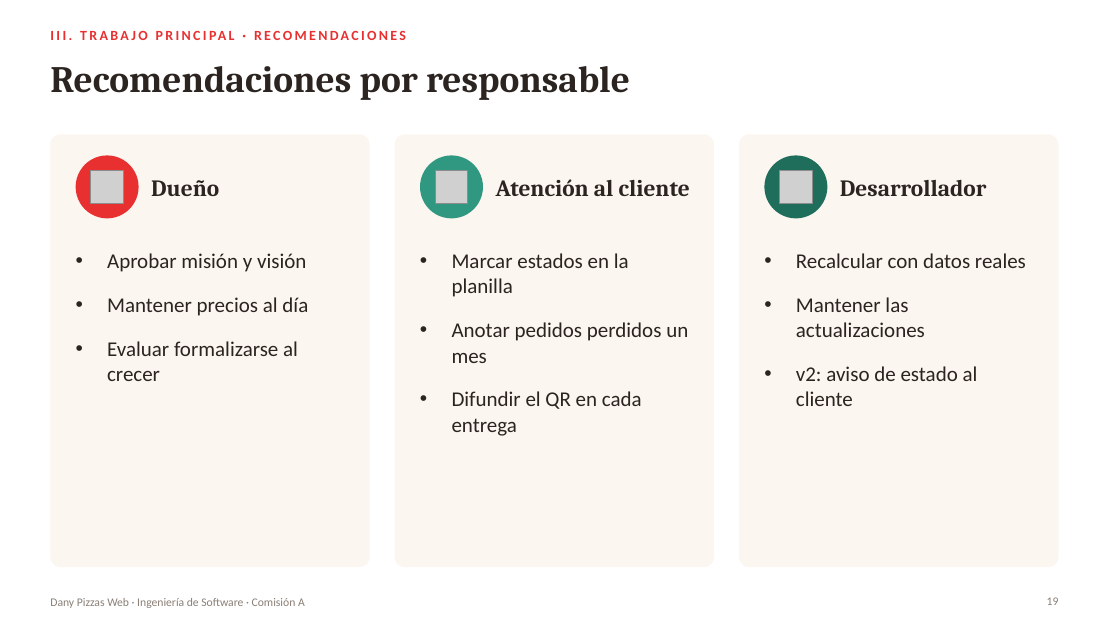
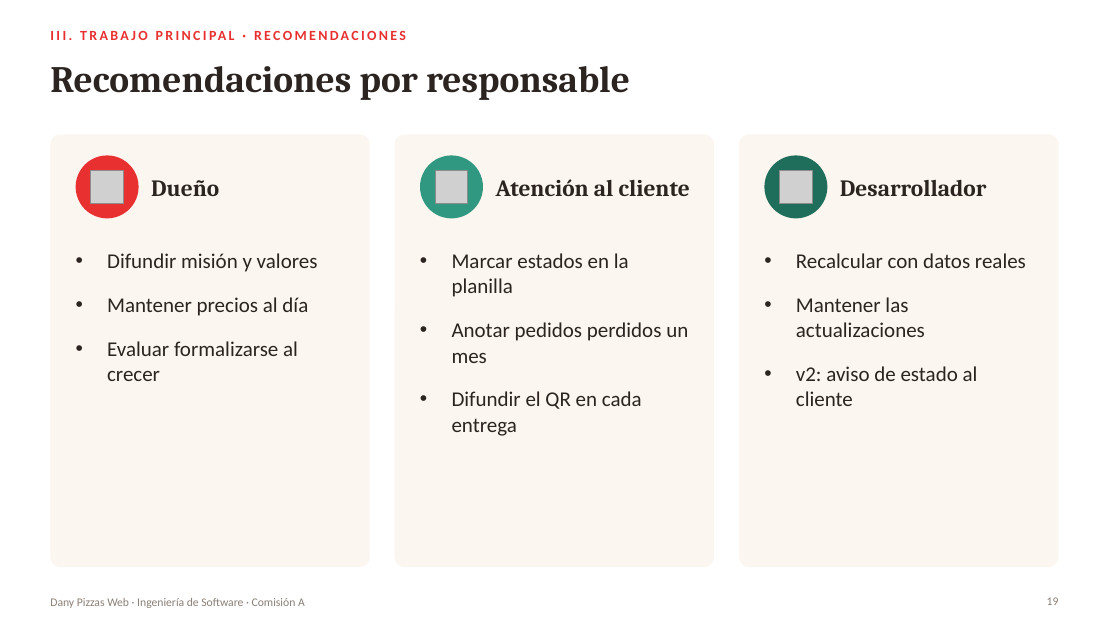
Before and after one commit to CastroMaximo/DanyPizzas, a slide deck: slide 19 of docs/presentacion/DanyPizzas_Presentacion.pptx. Drawn at 1120x630 pixels with LibreOffice and Linux fonts; fonts in the diff are those of the drawing; grey boxes stand for pictures. Boxes give left, top, right and bottom in pixels: in the first picture for what was removed or moved away, otherwise in the second. Text is boxed around its words. In the diff, an @@ line names an element or a change of style, - is before the commit and + after.

```diff
--- a/docs/presentacion/DanyPizzas_Presentacion.pptx
+++ b/docs/presentacion/DanyPizzas_Presentacion.pptx
@@ text at [107,253,318,272]: text changed @@
-• Aprobar misión y visión
+• Difundir misión y valores
```
Also in this commit, not shown: 3 other slides changed, 9 other files.
